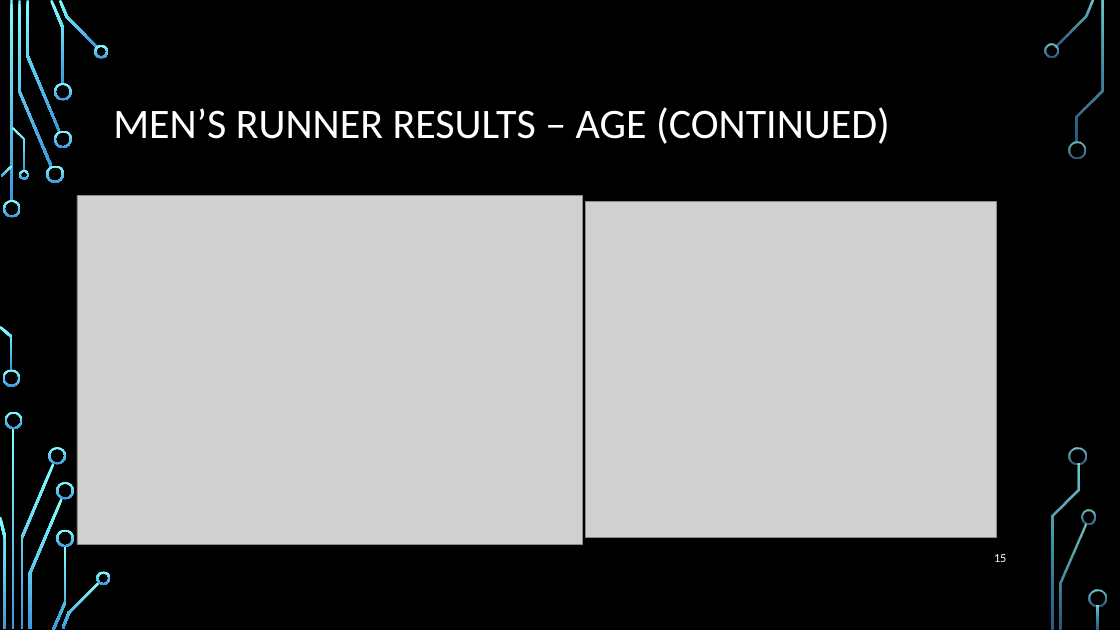
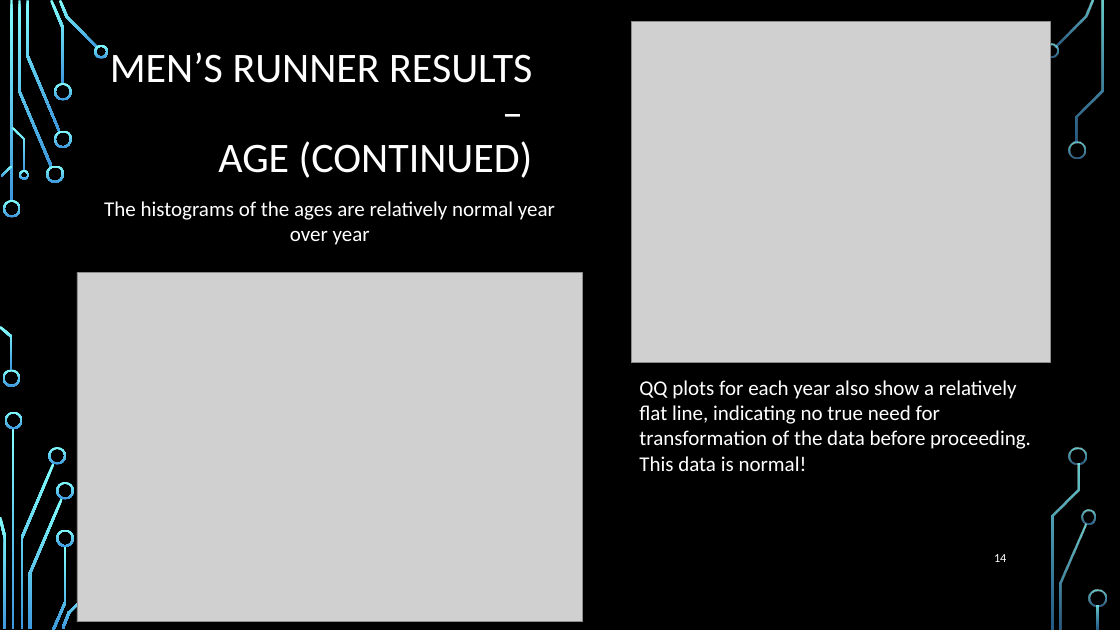
Before and after one commit to elkinst65/QTW_08, a slide deck: slide 14 of infographic.pptx (slide 15 before the commit). Drawn at 1120x630 pixels with LibreOffice and Linux fonts; fonts in the diff are those of the drawing; grey boxes stand for pictures; background and template pictures are left out. Boxes give left, top, right and bottom in pixels: in the first picture for what was removed or moved away, otherwise in the second. Text is boxed around its words. In the diff, an @@ line names an element or a change of style, - is before the commit and + after.

Commit message:
Added explanations to charts and reorganized a bit. Taking a break. Will continue to work on it this evening.

```diff
--- a/infographic.pptx
+++ b/infographic.pptx
@@ picture: place and size @@
-picture at (586,202,997,537)
+picture at (631,21,1050,363)
@@ title "MEN’S RUNNER RESULTS – AGE ...": place and size @@
-title "MEN’S RUNNER RESULTS – AGE ..." at (113,107,890,144)
+title "MEN’S RUNNER RESULTS – AGE ..." at (110,52,533,178)
@@ title "MEN’S RUNNER RESULTS – AGE ..." at (110,52,533,178): alignment left to right @@
@@ text added at (104,201,555,245), 18 pt, text #FFFFFF @@
+The histograms of the ages are relatively normal year over year
@@ picture: place and size @@
-picture at (77,195,583,544)
+picture at (77,273,583,623)
@@ text added at (639,380,1031,471), 18 pt, text #FFFFFF @@
+QQ plots for each year also show a relatively flat line, indicating no true need for transformation of the data before proceeding. This data is normal!
@@ page number at (994,554,1006,562): text changed @@
-15
+14
@@ freeform shape removed at (97,571,111,585) @@
```
Also in this commit, not shown: 5 other slides changed, 2 slides added, 2 slides removed.
